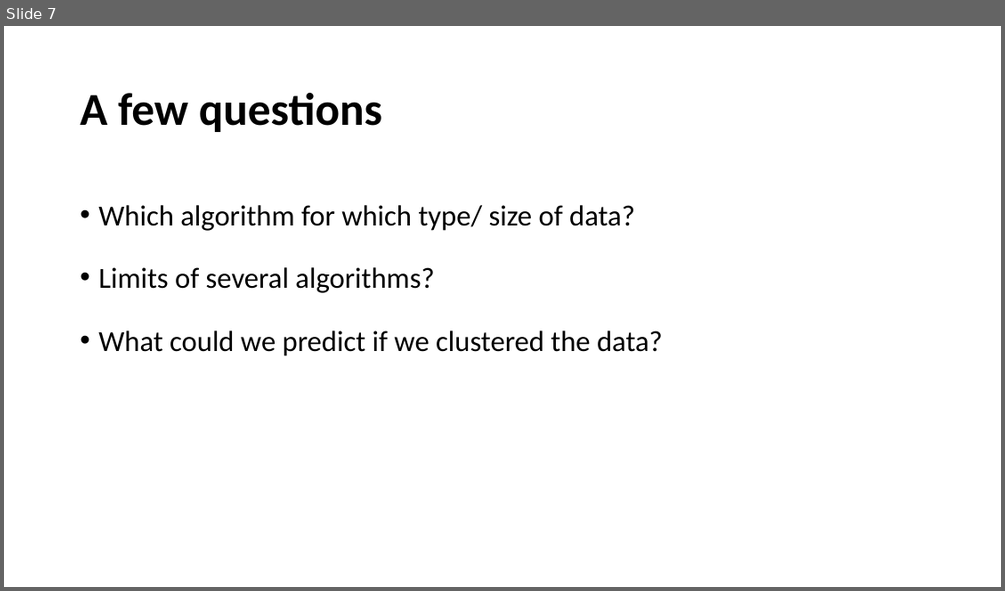
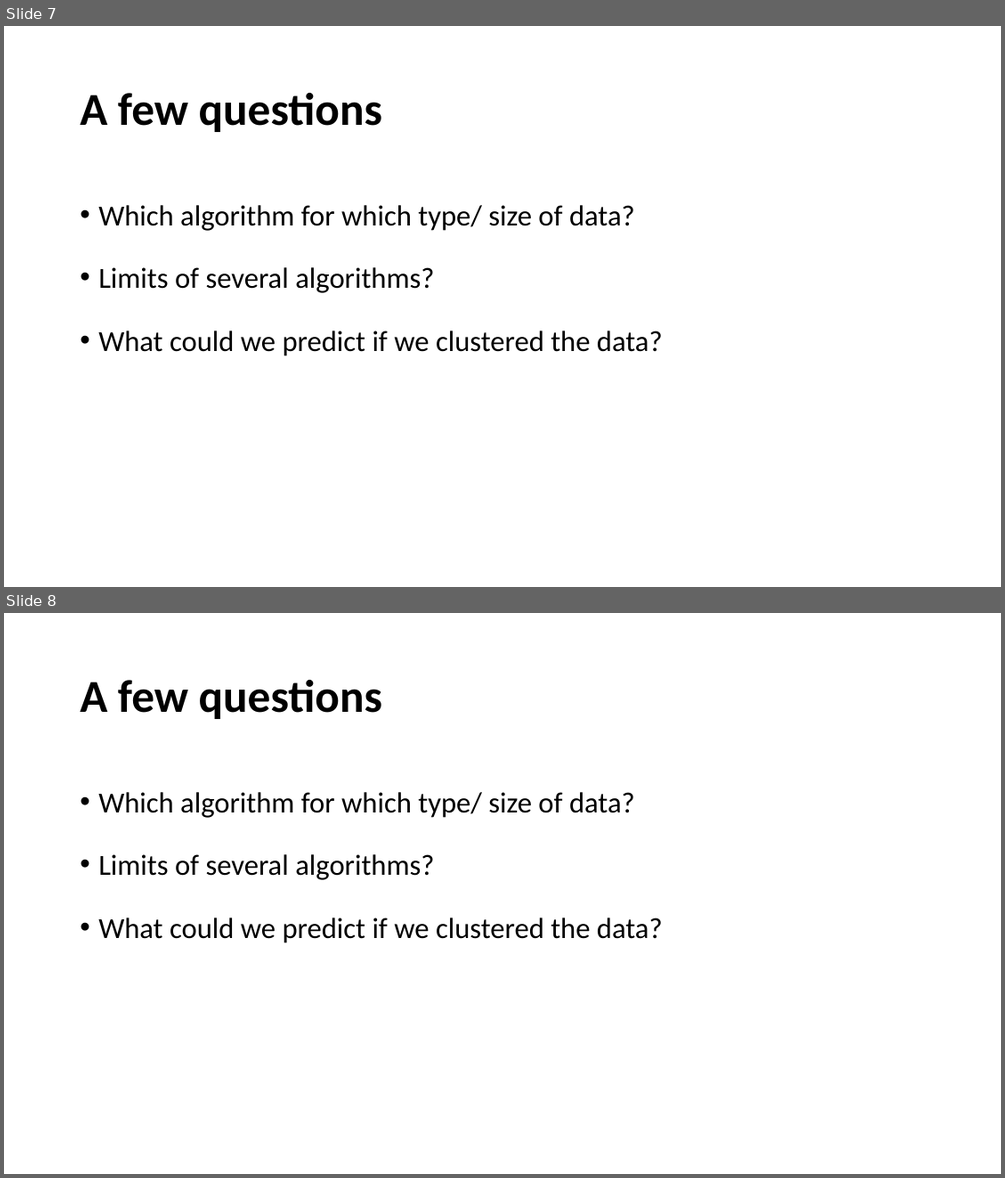
Before and after one commit to datascience-mobi/group-01-project-4-1, a slide deck: K-means clustering.pptx. Shown one above the other, each under a label of ours: slide 7 before the commit, slides 7 and 8 after it. The pictures are 1005x591 and 1005x1178 pixels, drawn with LibreOffice and Linux fonts; fonts in the diff are those of the drawing. Boxes give left, top, right and bottom in pixels: in the first picture for what was removed or moved away, otherwise in the second. Text is boxed around its words. In the diff, an @@ line names an element or a change of style, - is before the commit and + after.

```diff
--- a/K-means clustering.pptx
+++ b/K-means clustering.pptx
@@ slide 8 added at bbox=[4, 613, 1001, 1174], background #FFFFFF @@
@@ text added at bbox=[80, 680, 382, 719], 44 pt, text #000000, bold @@
+A few questions
@@ text added at bbox=[98, 792, 663, 943], 28 pt, text #000000 @@
+• Which algorithm for which type/ size of data?
+• Limits of several algorithms?
+• What could we predict if we clustered the data?
```
Also in this commit, not shown: 6 slides changed, 1 other slide added, 1 slide removed.
